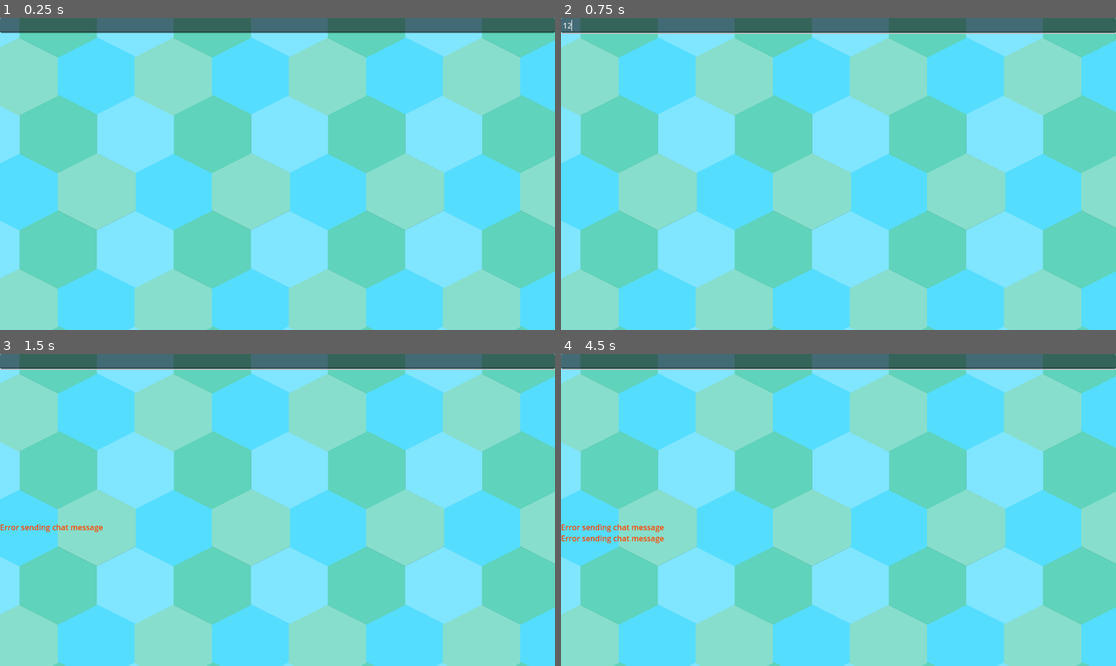
Above: before the commit, frames 1-4 (two rows, left to right).
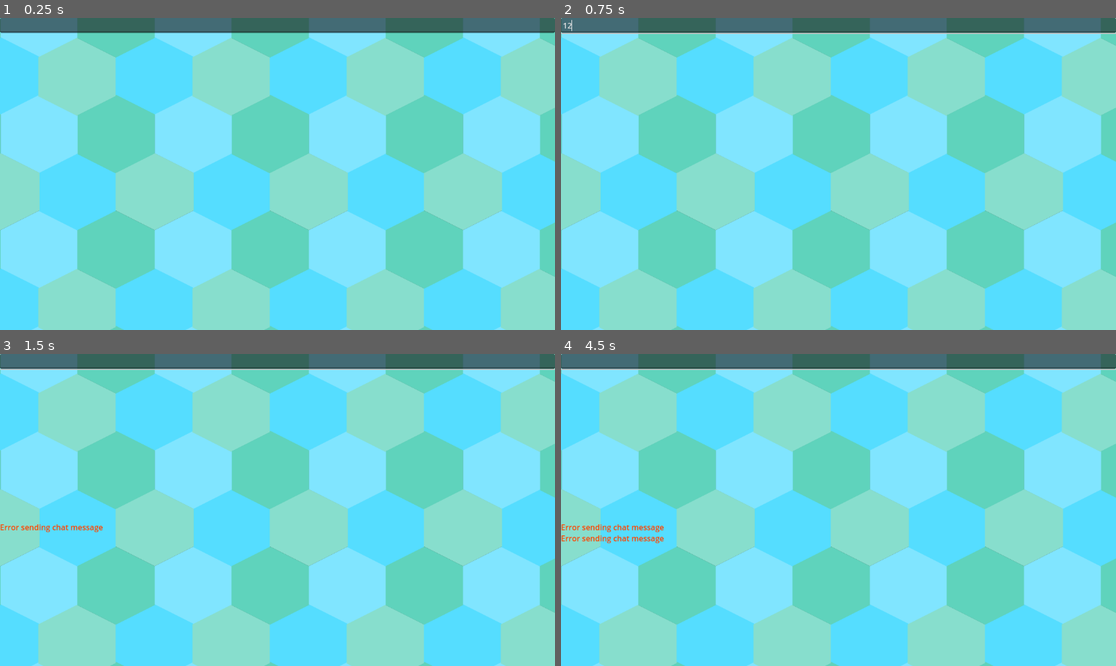
Above: after the commit, the same moments.

Repository: harsh16coder/RingRiot
Game: Godot game, scene res://states/ingame/ingame.tscn
Same seed, same stepped clock (60 frames per second), same inputs: the game is played once before the commit and once after it. This scene is started directly instead of the project's main scene.
Inputs (mouse positions are in pixels of both pictures, inside the frame that each line leads up to):
- Up to frame 1 (0.25 s): no input
- Up to frame 2 (0.75 s): click (838, 24) at 0.52 s; type "12" at 0.6 s
- Up to frame 3 (1.5 s): tap Enter at 1.25 s; move the mouse to (277, 594) at 1.27 s; click (277, 594) at 1.42 s
- Up to frame 4 (4.5 s): tap Space at 2, 3.5 s; move the mouse to (727, 525) at 2.02 s; click (727, 525) at 2.17 s; tap Enter at 2.75, 4.25 s; move the mouse to (894, 441) at 2.77 s; click (894, 441) at 2.92 s; move the mouse to (810, 572) at 3.52 s; click (810, 572) at 3.67 s; move the mouse to (1005, 556) at 4.27 s; click (1005, 556) at 4.42 s

The runs differ from the first frame. In frame 1, 80% of the frame differs, in the area x 0-100%, y 0-100%; in frame 2, 80%; in frame 3, 80%; in frame 4, 80%.

Commit message:
Added spores game object which will be responsible for adding static spores in the game. Used go routine to send these spores packets to the client. Fixed chat msg system and small bugs

Diff:
--- a/client/objects/actor/actor.gd
+++ b/client/objects/actor/actor.gd
@@ -31,6 +31,14 @@
 	actor.is_player = is_player
 	return actor
 
+func _input(event):
+	if is_player and event is InputEventMouseButton and event.is_pressed():
+		match event.button_index:
+			MOUSE_BUTTON_WHEEL_UP:
+				_camera.zoom.x = min(4, _camera.zoom.x + 0.1)
+			MOUSE_BUTTON_WHEEL_DOWN:
+				_camera.zoom.x = max(0.1, _camera.zoom.x - 0.1)
+		_camera.zoom.y = _camera.zoom.x
 
 func _ready():
 	position.x = start_x
--- /dev/null
+++ b/client/objects/spore/spore.gd
@@ -0,0 +1,31 @@
+extends Area2D
+
+const Scene := preload("res://objects/spore/spore.tscn")
+const Spore := preload("res://objects/spore/spore.gd")
+
+var spore_id: int
+var x: float
+var y: float
+var radius: float
+var color: Color
+
+@onready var _collision_shape: CircleShape2D = $CollisionShape2D.shape
+
+static func instantiate(spore_id: int, x: float, y: float, radius: float) -> Spore:
+	var spore := Scene.instantiate() as Spore
+	spore.spore_id = spore_id
+	spore.x = x
+	spore.y = y
+	spore.radius = radius
+
+	return spore
+
+func _ready() -> void:
+	position.x = x
+	position.y = y
+	_collision_shape.radius = radius
+
+	color = Color.from_hsv(randf(), 1, 1, 1)
+
+func _draw() -> void:
+	draw_circle(Vector2.ZERO, radius, color)
--- /dev/null
+++ b/client/objects/spore/spore.tscn
@@ -0,0 +1,12 @@
+[gd_scene load_steps=3 format=3 uid="uid://du4fayua2egas"]
+
+[ext_resource type="Script" uid="uid://bd8bta4omij8q" path="res://objects/spore/spore.gd" id="1_gbvov"]
+
+[sub_resource type="CircleShape2D" id="CircleShape2D_5547o"]
+resource_local_to_scene = true
+
+[node name="Spore" type="Area2D"]
+script = ExtResource("1_gbvov")
+
+[node name="CollisionShape2D" type="CollisionShape2D" parent="."]
+shape = SubResource("CircleShape2D_5547o")
--- a/client/packets.gd
+++ b/client/packets.gd
@@ -1172,6 +1172,105 @@
 			return PB_ERR.PARSE_INCOMPLETE
 		return result
 
+class SporeMessage:
+	func _init():
+		var service
+
+		__id = PBField.new("id", PB_DATA_TYPE.UINT64, PB_RULE.OPTIONAL, 1, true, DEFAULT_VALUES_3[PB_DATA_TYPE.UINT64])
+		service = PBServiceField.new()
+		service.field = __id
+		data[__id.tag] = service
+
+		__x = PBField.new("x", PB_DATA_TYPE.DOUBLE, PB_RULE.OPTIONAL, 2, true, DEFAULT_VALUES_3[PB_DATA_TYPE.DOUBLE])
+		service = PBServiceField.new()
+		service.field = __x
+		data[__x.tag] = service
+
+		__y = PBField.new("y", PB_DATA_TYPE.DOUBLE, PB_RULE.OPTIONAL, 3, true, DEFAULT_VALUES_3[PB_DATA_TYPE.DOUBLE])
+		service = PBServiceField.new()
+		service.field = __y
+		data[__y.tag] = service
+
+		__radius = PBField.new("radius", PB_DATA_TYPE.DOUBLE, PB_RULE.OPTIONAL, 4, true, DEFAULT_VALUES_3[PB_DATA_TYPE.DOUBLE])
+		service = PBServiceField.new()
+		service.field = __radius
+		data[__radius.tag] = service
+
+	var data = {}
+
+	var __id: PBField
+	func has_id() -> bool:
+		if __id.value != null:
+			return true
+		return false
+	func get_id() -> int:
+		return __id.value
+	func clear_id() -> void:
+		data[1].state = PB_SERVICE_STATE.UNFILLED
+		__id.value = DEFAULT_VALUES_3[PB_DATA_TYPE.UINT64]
+	func set_id(value : int) -> void:
+		__id.value = value
+
+	var __x: PBField
+	func has_x() -> bool:
+		if __x.value != null:
+			return true
+		return false
+	func get_x() -> float:
+		return __x.value
+	func clear_x() -> void:
+		data[2].state = PB_SERVICE_STATE.UNFILLED
+		__x.value = DEFAULT_VALUES_3[PB_DATA_TYPE.DOUBLE]
+	func set_x(value : float) -> void:
+		__x.value = value
+
+	var __y: PBField
+	func has_y() -> bool:
+		if __y.value != null:
+			return true
+		return false
+	func get_y() -> float:
+		return __y.value
+	func clear_y() -> void:
+		data[3].state = PB_SERVICE_STATE.UNFILLED
+		__y.value = DEFAULT_VALUES_3[PB_DATA_TYPE.DOUBLE]
+	func set_y(value : float) -> void:
+		__y.value = value
+
+	var __radius: PBField
+	func has_radius() -> bool:
+		if __radius.value != null:
+			return true
+		return false
+	func get_radius() -> float:
+		return __radius.value
+	func clear_radius() -> void:
+		data[4].state = PB_SERVICE_STATE.UNFILLED
+		__radius.value = DEFAULT_VALUES_3[PB_DATA_TYPE.DOUBLE]
+	func set_radius(value : float) -> void:
+		__radius.value = value
+
+	func _to_string() -> String:
+		return PBPacker.message_to_string(data)
+
+	func to_bytes() -> PackedByteArray:
+		return PBPacker.pack_message(data)
+
+	func from_bytes(bytes : PackedByteArray, offset : int = 0, limit : int = -1) -> int:
+		var cur_limit = bytes.size()
+		if limit != -1:
+			cur_limit = limit
+		var result = PBPacker.unpack_message(data, bytes, offset, cur_limit)
+		if result == cur_limit:
+			if PBPacker.check_required(data):
+				if limit == -1:
+					return PB_ERR.NO_ERRORS
+			else:
+				return PB_ERR.REQUIRED_FIELDS
+		elif limit == -1 && result > 0:
+			return PB_ERR.PARSE_INCOMPLETE
+		return result
+
 class Packet:
 	func _init():
 		var service
@@ -1228,6 +1327,12 @@
 		service.field = __player_direction
 		service.func_ref = Callable(self, "new_player_direction")
 		data[__player_direction.tag] = service
+
+		__spore = PBField.new("spore", PB_DATA_TYPE.MESSAGE, PB_RULE.OPTIONAL, 10, true, DEFAULT_VALUES_3[PB_DATA_TYPE.MESSAGE])
+		service = PBServiceField.new()
+		service.field = __spore
+		service.func_ref = Callable(self, "new_spore")
+		data[__spore.tag] = service
 
 	var data = {}
 
@@ -1270,6 +1375,8 @@
 		data[8].state = PB_SERVICE_STATE.UNFILLED
 		__player_direction.value = DEFAULT_VALUES_3[PB_DATA_TYPE.MESSAGE]
 		data[9].state = PB_SERVICE_STATE.UNFILLED
+		__spore.value = DEFAULT_VALUES_3[PB_DATA_TYPE.MESSAGE]
+		data[10].state = PB_SERVICE_STATE.UNFILLED
 		__chat.value = ChatMessage.new()
 		return __chat.value
 
@@ -1299,6 +1406,8 @@
 		data[8].state = PB_SERVICE_STATE.UNFILLED
 		__player_direction.value = DEFAULT_VALUES_3[PB_DATA_TYPE.MESSAGE]
 		data[9].state = PB_SERVICE_STATE.UNFILLED
+		__spore.value = DEFAULT_VALUES_3[PB_DATA_TYPE.MESSAGE]
+		data[10].state = PB_SERVICE_STATE.UNFILLED
 		__id.value = IdMessage.new()
 		return __id.value
 
@@ -1328,6 +1437,8 @@
 		data[8].state = PB_SERVICE_STATE.UNFILLED
 		__player_direction.value = DEFAULT_VALUES_3[PB_DATA_TYPE.MESSAGE]
 		data[9].state = PB_SERVICE_STATE.UNFILLED
+		__spore.value = DEFAULT_VALUES_3[PB_DATA_TYPE.MESSAGE]
+		data[10].state = PB_SERVICE_STATE.UNFILLED
 		__login_request.value = LoginRequestMessage.new()
 		return __login_request.value
 
@@ -1357,6 +1468,8 @@
 		data[8].state = PB_SERVICE_STATE.UNFILLED
 		__player_direction.value = DEFAULT_VALUES_3[PB_DATA_TYPE.MESSAGE]
 		data[9].state = PB_SERVICE_STATE.UNFILLED
+		__spore.value = DEFAULT_VALUES_3[PB_DATA_TYPE.MESSAGE]
+		data[10].state = PB_SERVICE_STATE.UNFILLED
 		__register_request.value = RegisterRequestMessage.new()
 		return __register_request.value
 
@@ -1386,6 +1499,8 @@
 		data[8].state = PB_SERVICE_STATE.UNFILLED
 		__player_direction.value = DEFAULT_VALUES_3[PB_DATA_TYPE.MESSAGE]
 		data[9].state = PB_SERVICE_STATE.UNFILLED
+		__spore.value = DEFAULT_VALUES_3[PB_DATA_TYPE.MESSAGE]
+		data[10].state = PB_SERVICE_STATE.UNFILLED
 		__ok_response.value = OkResponseMessage.new()
 		return __ok_response.value
 
@@ -1415,6 +1530,8 @@
 		data[8].state = PB_SERVICE_STATE.UNFILLED
 		__player_direction.value = DEFAULT_VALUES_3[PB_DATA_TYPE.MESSAGE]
 		data[9].state = PB_SERVICE_STATE.UNFILLED
+		__spore.value = DEFAULT_VALUES_3[PB_DATA_TYPE.MESSAGE]
+		data[10].state = PB_SERVICE_STATE.UNFILLED
 		__deny_response.value = DenyResponseMessage.new()
 		return __deny_response.value
 
@@ -1444,6 +1561,8 @@
 		data[8].state = PB_SERVICE_STATE.FILLED
 		__player_direction.value = DEFAULT_VALUES_3[PB_DATA_TYPE.MESSAGE]
 		data[9].state = PB_SERVICE_STATE.UNFILLED
+		__spore.value = DEFAULT_VALUES_3[PB_DATA_TYPE.MESSAGE]
+		data[10].state = PB_SERVICE_STATE.UNFILLED
 		__player.value = PlayerMessage.new()
 		return __player.value
 
@@ -1473,8 +1592,41 @@
 		__player.value = DEFAULT_VALUES_3[PB_DATA_TYPE.MESSAGE]
 		data[8].state = PB_SERVICE_STATE.UNFILLED
 		data[9].state = PB_SERVICE_STATE.FILLED
+		__spore.value = DEFAULT_VALUES_3[PB_DATA_TYPE.MESSAGE]
+		data[10].state = PB_SERVICE_STATE.UNFILLED
 		__player_direction.value = PlayerDirectionMessage.new()
 		return __player_direction.value
+
+	var __spore: PBField
+	func has_spore() -> bool:
+		if __spore.value != null:
+			return true
+		return false
+	func get_spore() -> SporeMessage:
+		return __spore.value
+	func clear_spore() -> void:
+		data[10].state = PB_SERVICE_STATE.UNFILLED
+		__spore.value = DEFAULT_VALUES_3[PB_DATA_TYPE.MESSAGE]
+	func new_spore() -> SporeMessage:
+		__chat.value = DEFAULT_VALUES_3[PB_DATA_TYPE.MESSAGE]
+		data[2].state = PB_SERVICE_STATE.UNFILLED
+		__id.value = DEFAULT_VALUES_3[PB_DATA_TYPE.MESSAGE]
+		data[3].state = PB_SERVICE_STATE.UNFILLED
+		__login_request.value = DEFAULT_VALUES_3[PB_DATA_TYPE.MESSAGE]
+		data[4].state = PB_SERVICE_STATE.UNFILLED
+		__register_request.value = DEFAULT_VALUES_3[PB_DATA_TYPE.MESSAGE]
+		data[5].state = PB_SERVICE_STATE.UNFILLED
+		__ok_response.value = DEFAULT_VALUES_3[PB_DATA_TYPE.MESSAGE]
+		data[6].state = PB_SERVICE_STATE.UNFILLED
+		__deny_response.value = DEFAULT_VALUES_3[PB_DATA_TYPE.MESSAGE]
+		data[7].state = PB_SERVICE_STATE.UNFILLED
+		__player.value = DEFAULT_VALUES_3[PB_DATA_TYPE.MESSAGE]
+		data[8].state = PB_SERVICE_STATE.UNFILLED
+		__player_direction.value = DEFAULT_VALUES_3[PB_DATA_TYPE.MESSAGE]
+		data[9].state = PB_SERVICE_STATE.UNFILLED
+		data[10].state = PB_SERVICE_STATE.FILLED
+		__spore.value = SporeMessage.new()
+		return __spore.value
 
 	func _to_string() -> String:
 		return PBPacker.message_to_string(data)
--- a/client/states/ingame/ingame.gd
+++ b/client/states/ingame/ingame.gd
@@ -2,12 +2,14 @@
 
 const packets := preload("res://packets.gd")
 const Actor := preload("res://objects/actor/actor.gd")
+const Spore := preload("res://objects/spore/spore.gd")
 @onready var _line_edit: LineEdit = $UI/LineEdit
 @onready var _log: Log = $UI/Log
 
 @onready var _world: Node2D = $World
 
 var _players: Dictionary[int, Actor]
+var _spores: Dictionary[int, Spore]
 
 
 func _ready() -> void:
@@ -38,6 +40,8 @@
 		var actor := _players[actor_id]
 		actor.position.x = x
 		actor.position.y = y
+		var direction := player_msg.get_direction()
+		actor.velocity = speed * Vector2.from_angle(direction)
 
 func _on_ws_packet_received(packet: packets.Packet) -> void:
 	var sender_id := packet.get_sender_id()
@@ -45,9 +49,13 @@
 		_handle_chat_msg(sender_id, packet.get_chat())
 	elif packet.has_player():
 		_handle_player_msg(sender_id, packet.get_player())
+	elif packet.has_spore():
+		_handle_spore_msg(sender_id, packet.get_spore())
 
 func _handle_chat_msg(sender_id: int, chat_msg: packets.ChatMessage) -> void:
-	_log.chat("Client %d" % sender_id, chat_msg.get_msg())
+	if sender_id in _players:
+		var _actor := _players[sender_id]
+		_log.chat(_actor.actor_name, chat_msg.get_msg())
 
 func _on_line_edit_text_entered(text: String) -> void:
 	var packet := packets.Packet.new()
@@ -60,3 +68,14 @@
 	else:
 		_log.chat("You", text)
 	_line_edit.text = ""
+
+func _handle_spore_msg(sender_id: int, spore_msg: packets.SporeMessage) -> void:
+	var spore_id := spore_msg.get_id()
+	var x := spore_msg.get_x()
+	var y := spore_msg.get_y()
+	var radius := spore_msg.get_radius()
+
+	if spore_id not in _spores:
+		var spore := Spore.instantiate(spore_id, x, y, radius)
+		_world.add_child(spore)
+		_spores[spore_id] = spore
--- a/client/states/ingame/ingame.tscn
+++ b/client/states/ingame/ingame.tscn
@@ -13,7 +13,7 @@
 texture_repeat = 2
 texture = ExtResource("2_wuwgw")
 region_enabled = true
-region_rect = Rect2(0, 0, 10000, 100000)
+region_rect = Rect2(0, 0, 100000, 100000)
 
 [node name="UI" type="CanvasLayer" parent="."]
 
Not shown, changed: server/internal/server/hub.go
Not shown, changed: server/internal/server/objects/gameObjects.go
Not shown, added: server/internal/server/objects/spwan.go
Not shown, changed: server/internal/server/states/ingame.go
Not shown, changed: server/pkg/packets/packets.pb.go
Not shown, changed: server/pkg/packets/util.go
Not shown, changed: shared/packets.proto
